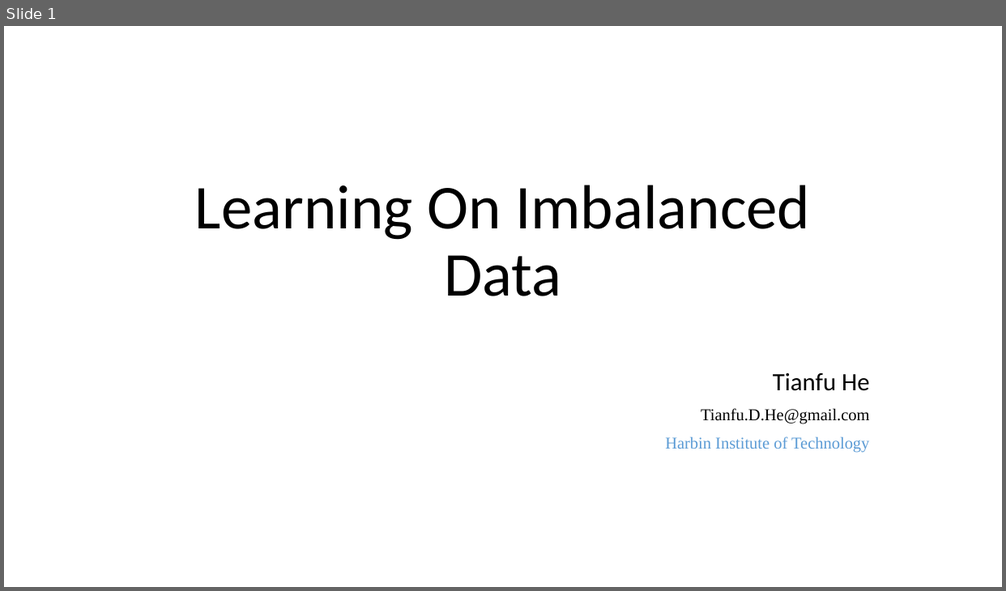
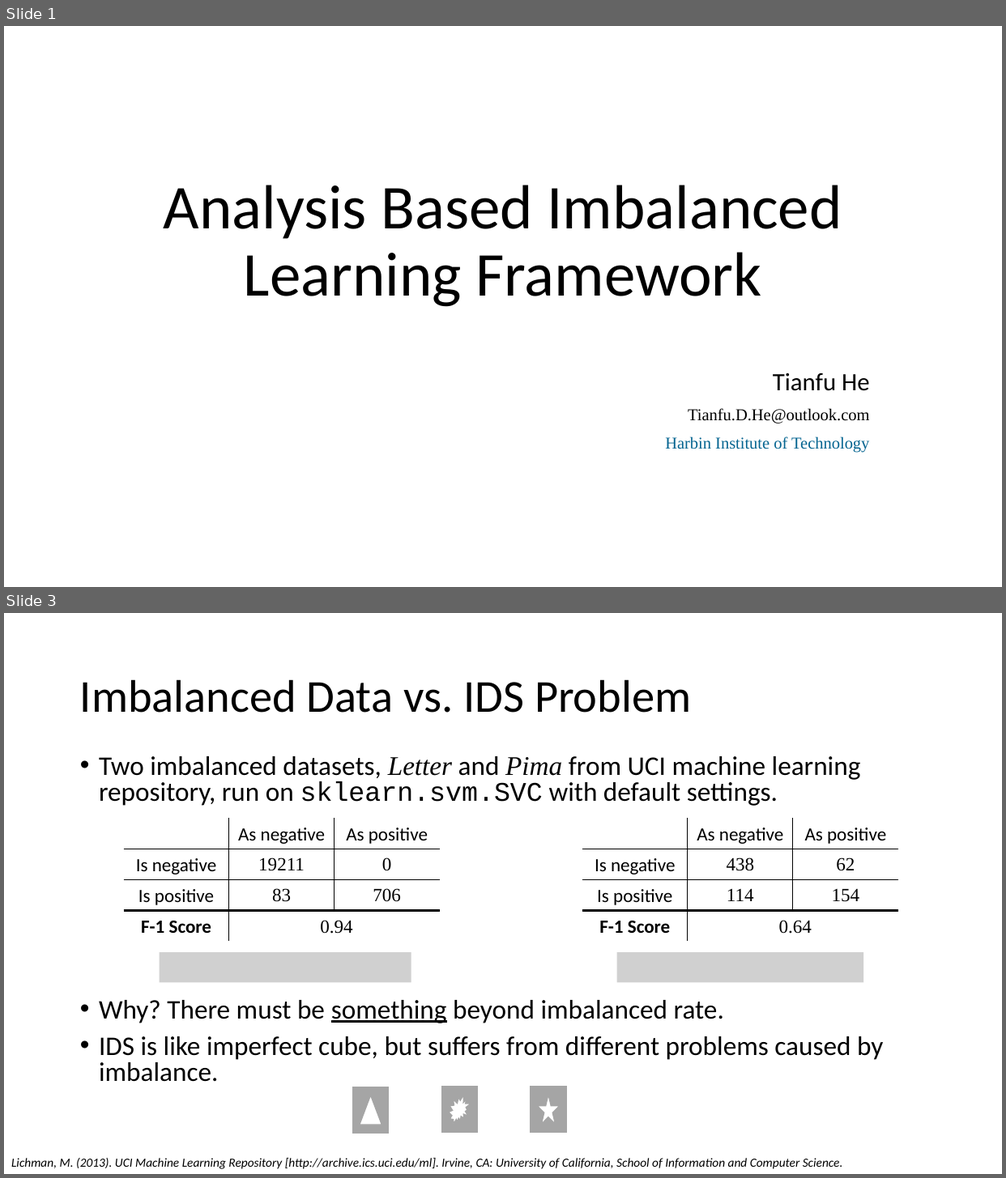
Before and after one commit to RKDSOne/ids, a slide deck: slides&notes/Learning on imbalanced data.pptx. Shown one above the other, each under a label of ours: slide 1 before the commit, slides 1 and 3 after it; the slides between them are not shown. The pictures are 1006x591 and 1006x1178 pixels, drawn with LibreOffice and Linux fonts; fonts in the diff are those of the drawing; grey boxes stand for pictures. Boxes give left, top, right and bottom in pixels: in the first picture for what was removed or moved away, otherwise in the second. Text is boxed around its words. In the diff, an @@ line names an element or a change of style, - is before the commit and + after.

```diff
--- a/slides&notes/Learning on imbalanced data.pptx
+++ b/slides&notes/Learning on imbalanced data.pptx
@@ slide 3 added at [4, 613, 1002, 1174], background #FFFFFF @@
@@ title added at [80, 679, 691, 713], 44 pt, text #000000 @@
+Imbalanced Data vs. IDS Problem
@@ text added at [99, 756, 883, 1082], 25.9 pt, text #000000 @@
+• Two imbalanced datasets, Letter and Pima from UCI machine learning repository, run on sklearn.svm.SVC with default settings.
+• Why? There must be something beyond imbalanced rate.
+• IDS is like imperfect cube, but suffers from different problems caused by imbalance.
@@ table added at [124, 818, 441, 942], 4 rows, 3 columns @@
+ | As negative | As positive
+Is negative | 19211 | 0
+Is positive | 83 | 706
+F-1 Score | 0.94 | 
@@ table added at [582, 818, 899, 942], 4 rows, 3 columns @@
+ | As negative | As positive
+Is negative | 438 | 62
+Is positive | 114 | 154
+F-1 Score | 0.64 | 
@@ picture added at [159, 953, 411, 983] @@
@@ picture added at [617, 953, 863, 983] @@
@@ rectangle added at [351, 1086, 390, 1135], fill #A5A5A5, outline #FFFFFF 1.5 pt @@
@@ triangle added at [360, 1096, 382, 1125], fill #FFFFFF, outline #A5A5A5 1 pt @@
@@ rectangle added at [441, 1085, 479, 1134], fill #A5A5A5, outline #FFFFFF 1.5 pt @@
@@ irregular seal added at [449, 1095, 471, 1124], fill #FFFFFF, outline #A5A5A5 1 pt @@
@@ rectangle added at [530, 1085, 568, 1134], fill #A5A5A5, outline #FFFFFF 1.5 pt @@
@@ star added at [537, 1095, 560, 1124], fill #FFFFFF, outline #A5A5A5 1 pt @@
@@ text added at [11, 1158, 843, 1169], 12 pt, text #000000, italic @@
+Lichman, M. (2013). UCI Machine Learning Repository [http://archive.ics.uci.edu/ml]. Irvine, CA: University of California, School of Information and Computer Science.
@@ slide 1 changed as well @@
@@ title at [164, 185, 842, 307]: text changed @@
-Learning On Imbalanced Data
+Analysis Based Imbalanced Learning Framework
@@ subtitle at [688, 408, 869, 424]: text changed @@
-Tianfu.D.He@gmail.com
+Tianfu.D.He@outlook.com
@@ subtitle at [665, 437, 869, 453]: text colour #5B9BD5 to #046490 in "Harbin Institute of Technology" @@
```
Also in this commit, not shown: 1 other slide changed, 16 other slides added, 1 slide removed, 4 other files.
